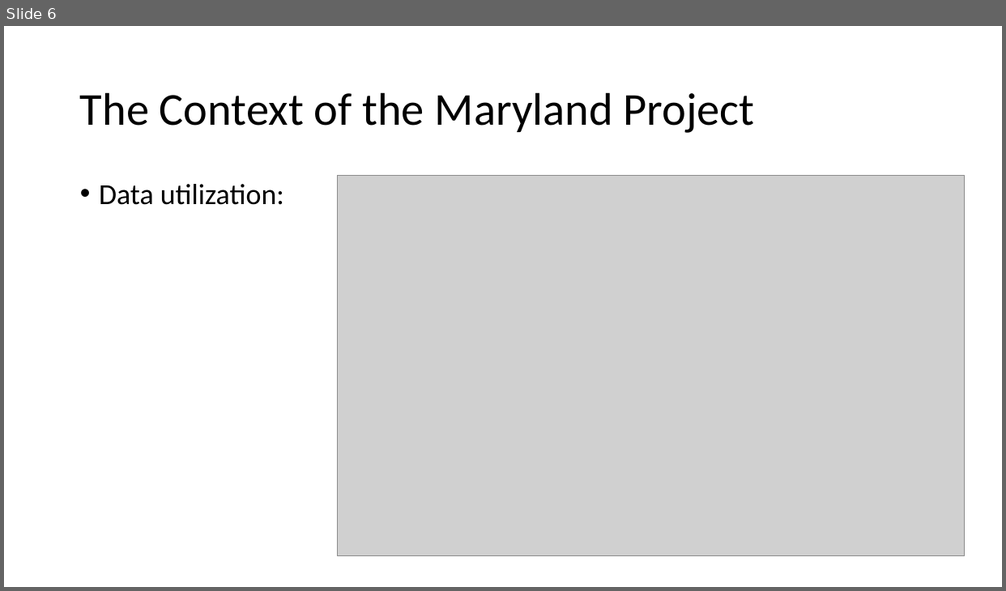
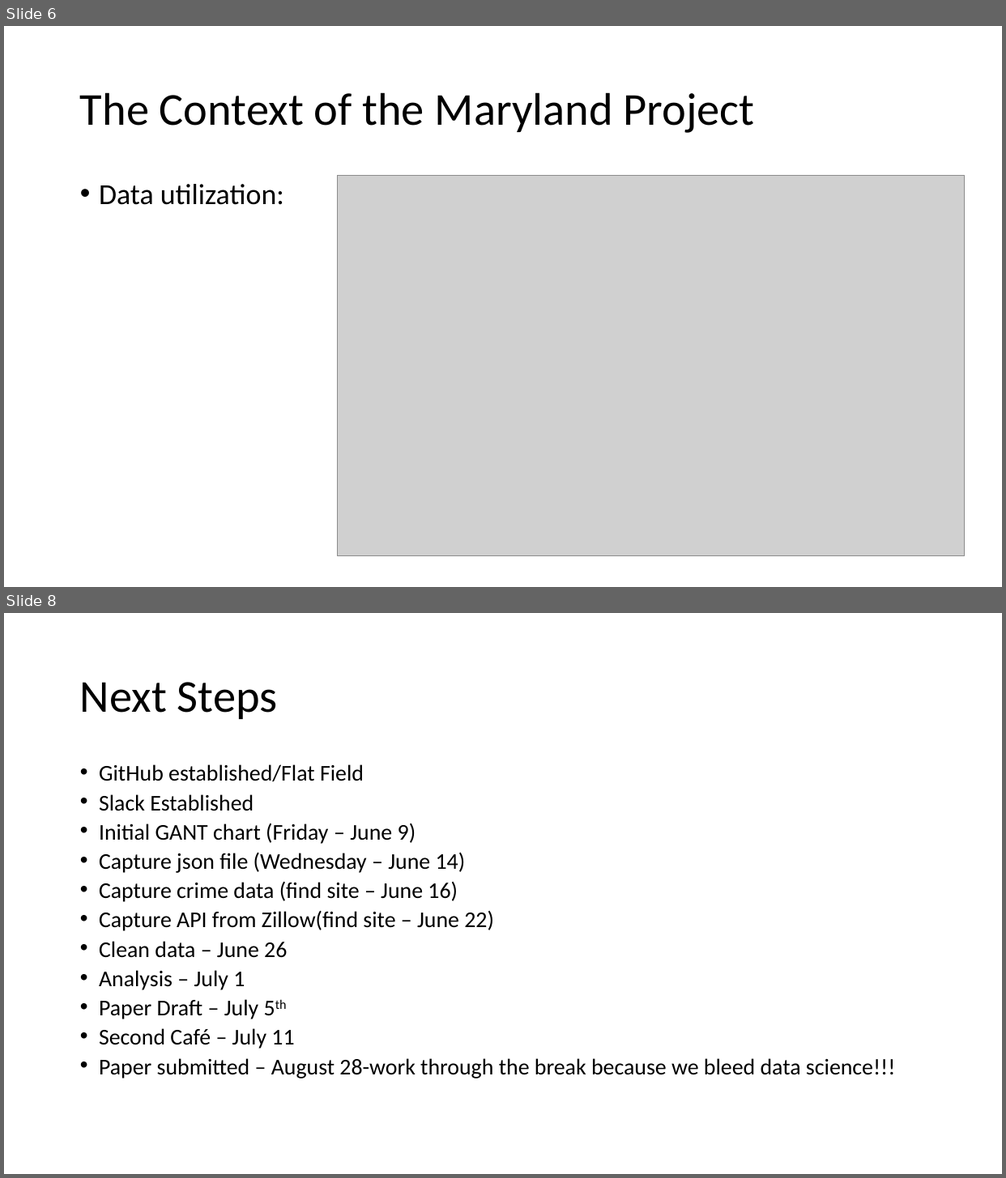
Before and after one commit to clairecDS/ProjectSidewalk_Remix, a slide deck: working_files/SideWalkRemixCapstone.pptx. Shown one above the other, each under a label of ours: slide 6 before the commit, slides 6 and 8 after it; the slides between them are not shown. The pictures are 1006x591 and 1006x1178 pixels, drawn with LibreOffice and Linux fonts; fonts in the diff are those of the drawing; grey boxes stand for pictures. Boxes give left, top, right and bottom in pixels: in the first picture for what was removed or moved away, otherwise in the second. Text is boxed around its words. In the diff, an @@ line names an element or a change of style, - is before the commit and + after.

```diff
--- a/working_files/SideWalkRemixCapstone.pptx
+++ b/working_files/SideWalkRemixCapstone.pptx
@@ slide 8 added at box(4, 613, 1002, 1174), background #FFFFFF @@
@@ title added at box(80, 682, 278, 719), 44 pt, text #000000 @@
+Next Steps
@@ text added at box(99, 764, 895, 1079), 21.7 pt, text #000000 @@
+• GitHub established/Flat Field
+• Slack Established
+• Initial GANT chart (Friday – June 9)
+• Capture json file (Wednesday – June 14)
+• Capture crime data (find site – June 16)
+• Capture API from Zillow(find site – June 22)
+• Clean data – June 26
+• Analysis – July 1
+• Paper Draft – July 5th
+• Second Café – July 11
+• Paper submitted – August 28-work through the break because we bleed data science!!!
```
Also in this commit, not shown: 1 slide changed.
